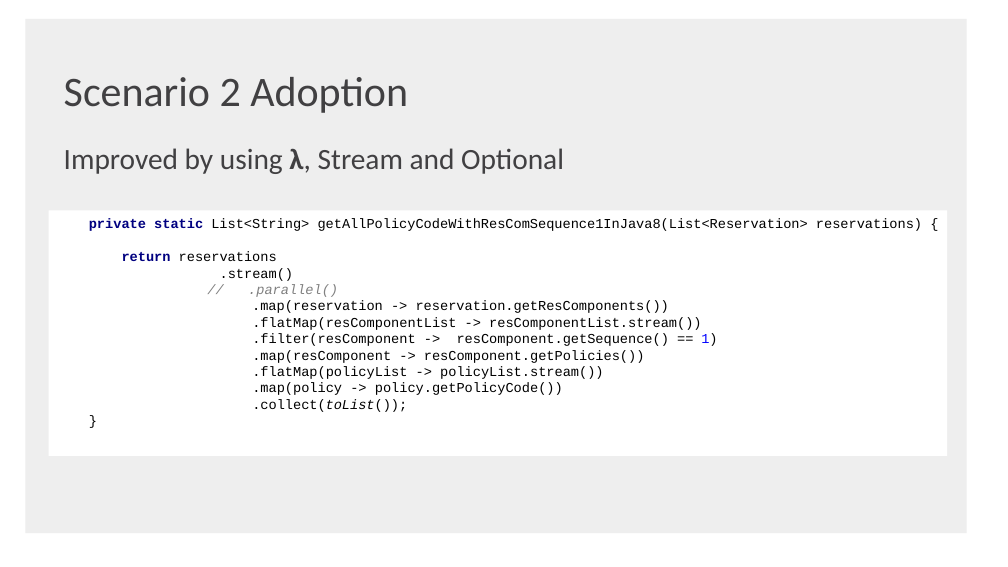
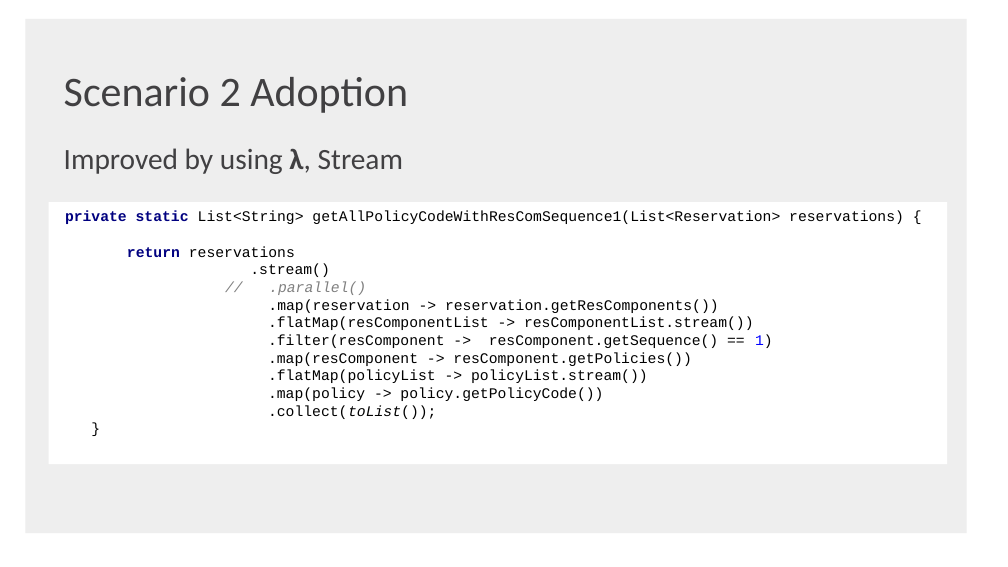
Before and after one commit to shaojie-xu-kp/Java8_lunch_learn, a slide deck: slide 41 of Java 8 & TDP.pptx. Drawn at 1008x567 pixels with LibreOffice and Linux fonts; fonts in the diff are those of the drawing; background and template pictures are left out. Boxes give left, top, right and bottom in pixels: in the first picture for what was removed or moved away, otherwise in the second. Text is boxed around its words. In the diff, an @@ line names an element or a change of style, - is before the commit and + after.

```diff
--- a/Java 8 & TDP.pptx
+++ b/Java 8 & TDP.pptx
@@ text at [64,148,403,174]: text changed @@
-Improved by using λ, Stream and Optional
+Improved by using λ, Stream
@@ rectangle "private static List<String> getAllPolicyCodeWithResComSequen ...": place and size @@
-rectangle "private static List<String> getAllPolicyCodeWithResComSequen ..." at [48,210,948,456]
+rectangle "private static List<String> getAllPolicyCodeWithResComSequen ..." at [48,202,948,464]
@@ text in rectangle at [65,211,904,419]: text changed; size 13 to 14 pt @@
-private static List<String> getAllPolicyCodeWithResComSequence1InJava8(List<Reservation> reservations) {
-return reservations
-.stream()
-// .parallel()
-.map(reservation -> reservation.getResComponents())
-.flatMap(resComponentList -> resComponentList.stream())
-.filter(resComponent -> resComponent.getSequence() == 1)
-.map(resComponent -> resComponent.getPolicies())
-.flatMap(policyList -> policyList.stream())
-.map(policy -> policy.getPolicyCode())
-.collect(toList());
-}
+private static List<String> getAllPolicyCodeWithResComSequence1(List<Reservation> reservations) {
+return reservations
+.stream()
+// .parallel()
+.map(reservation -> reservation.getResComponents())
+.flatMap(resComponentList -> resComponentList.stream())
+.filter(resComponent -> resComponent.getSequence() == 1)
+.map(resComponent -> resComponent.getPolicies())
+.flatMap(policyList -> policyList.stream())
+.map(policy -> policy.getPolicyCode())
+.collect(toList());
+}
```
Also in this commit, not shown: 4 other slides changed, 1 slide added.
